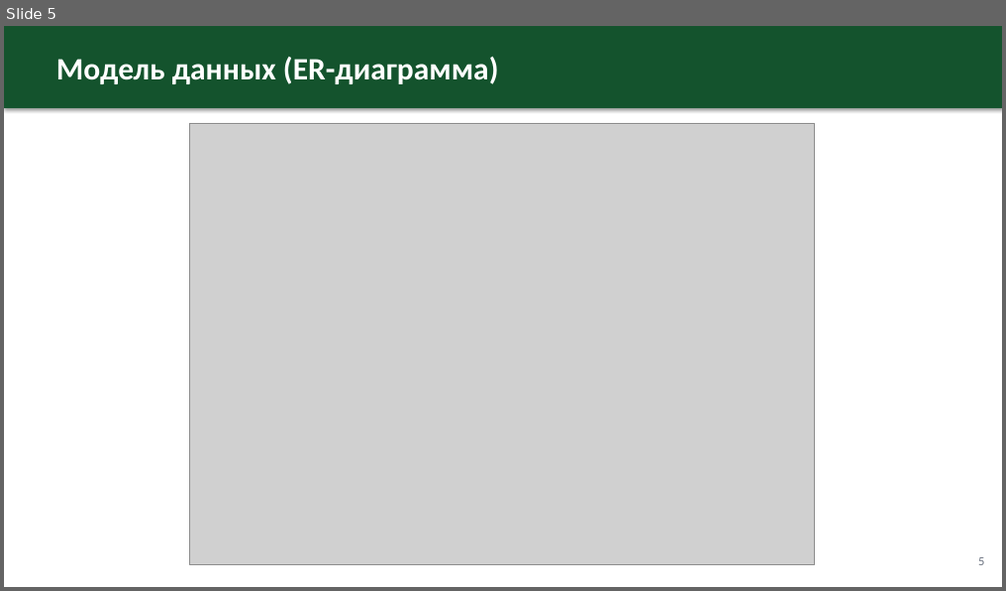
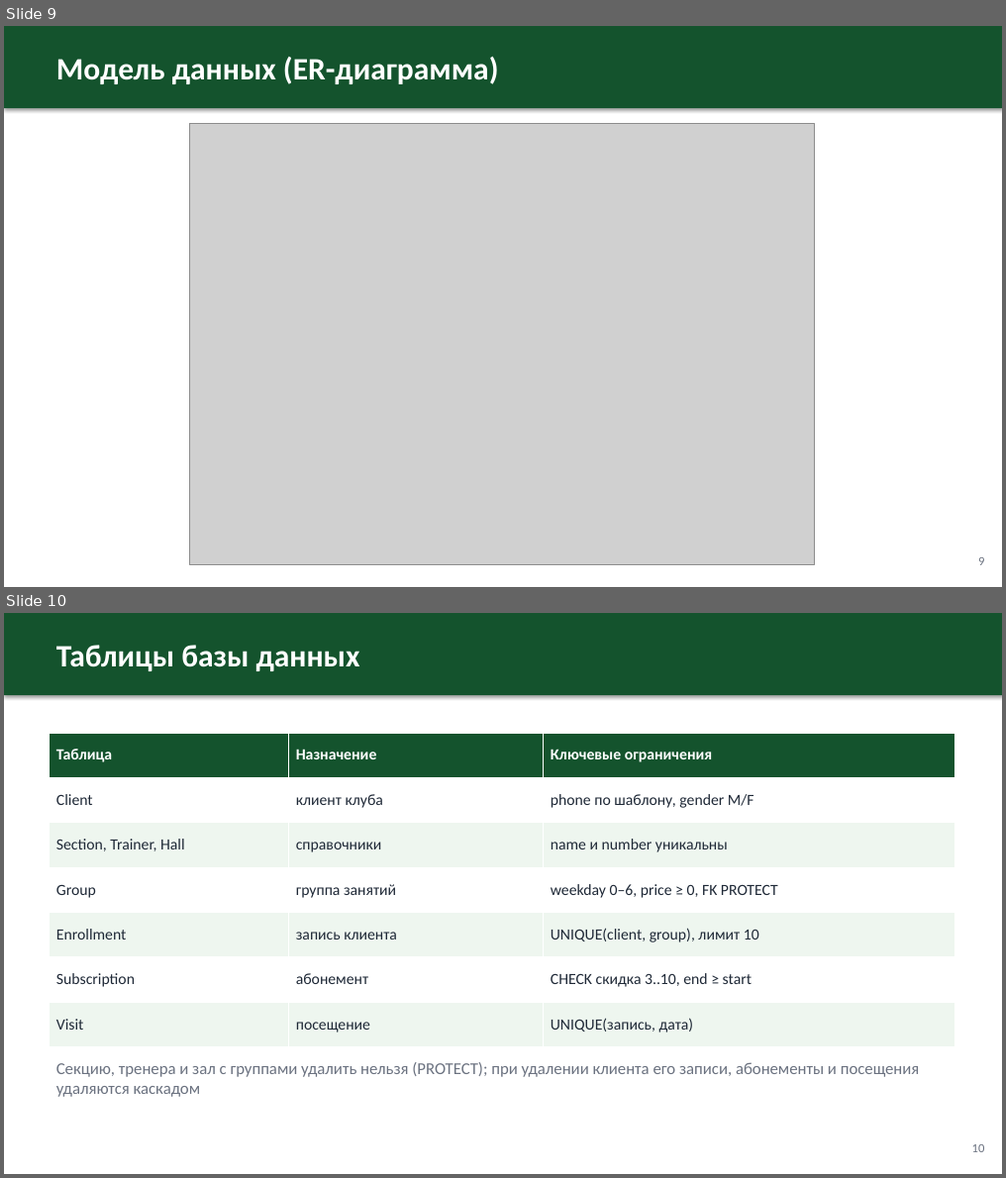
Before and after one commit to Uzalov-Gamid/sport-club, a slide deck: docs/Презентация_Спортивный_клуб.pptx. Shown one above the other, each under a label of ours: slide 5 before the commit, slides 9 and 10 after it. The pictures are 1006x591 and 1006x1178 pixels, drawn with LibreOffice and Linux fonts; fonts in the diff are those of the drawing; grey boxes stand for pictures. Boxes give left, top, right and bottom in pixels: in the first picture for what was removed or moved away, otherwise in the second. Text is boxed around its words. In the diff, an @@ line names an element or a change of style, - is before the commit and + after.

```diff
--- a/docs/Презентация_Спортивный_клуб.pptx
+++ b/docs/Презентация_Спортивный_клуб.pptx
@@ slide 10 added at [4,613,1002,1174], background #FFFFFF @@
@@ rectangle added at [4,613,1002,695], fill #14532D @@
@@ text added at [56,645,360,671], 30 pt, text #FFFFFF, bold @@
+Таблицы базы данных
@@ table added at [49,733,954,1048], 7 rows, 3 columns @@
+Таблица | Назначение | Ключевые ограничения
+Client | клиент клуба | phone по шаблону, gender M/F
+Section, Trainer, Hall | справочники | name и number уникальны
+Group | группа занятий | weekday 0–6, price ≥ 0, FK PROTECT
+Enrollment | запись клиента | UNIQUE(client, group), лимит 10
+Subscription | абонемент | CHECK скидка 3..10, end ≥ start
+Visit | посещение | UNIQUE(запись, дата)
@@ text added at [56,1062,920,1097], 16 pt, text #6B7280 @@
+Секцию, тренера и зал с группами удалить нельзя (PROTECT); при удалении клиента его записи, абонементы и посещения удаляются каскадом
@@ text added at [972,1145,985,1153], 12 pt, text #6B7280 @@
+10
@@ what was slide 5 is now slide 9 @@
```
Also in this commit, not shown: 8 other slides changed, 16 other slides added, 5 slides removed.
